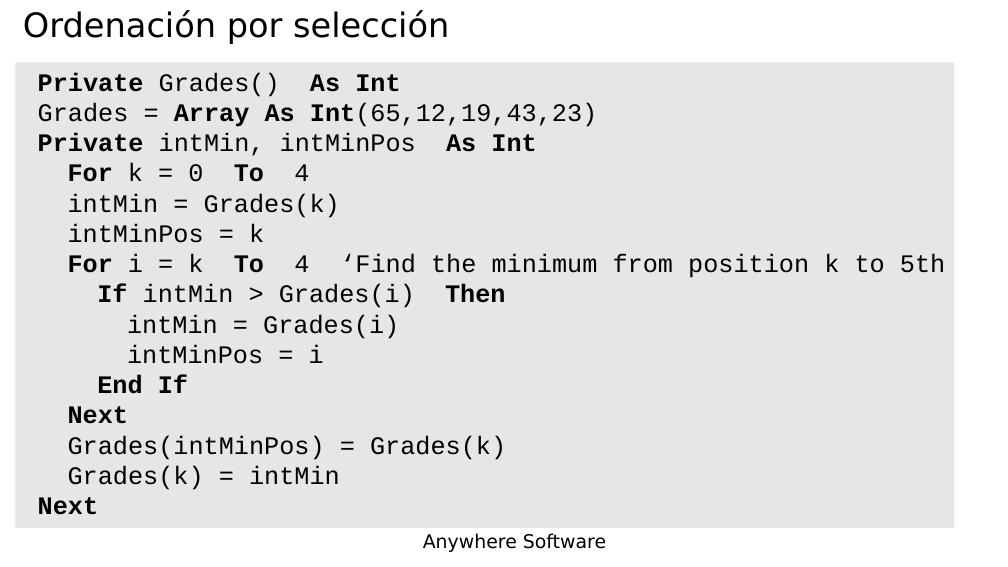
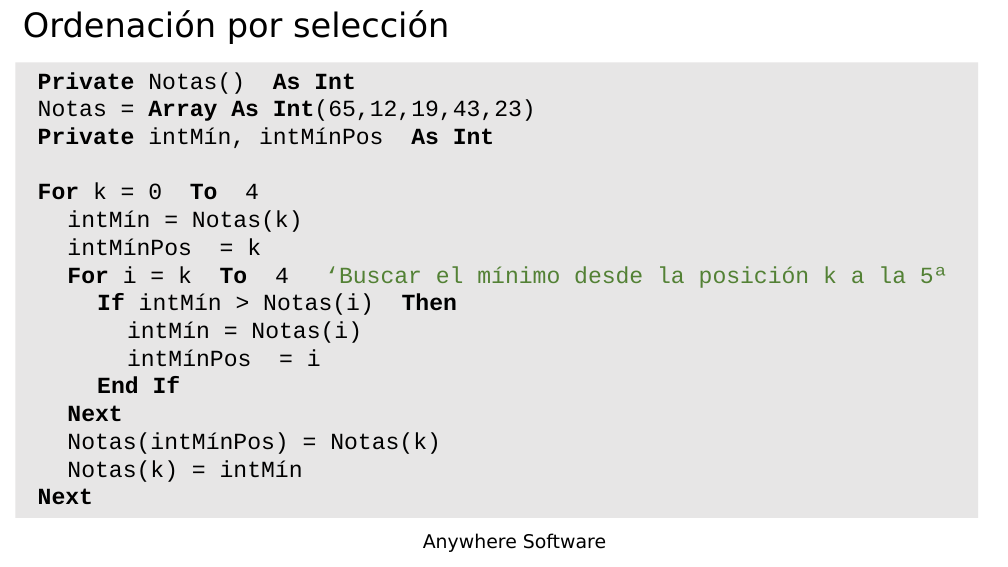
Before and after one commit to Lamashino/Teaching-B4J, a slide deck: slide 50 of Tema 14 - Matrices - Arrays/Tema 14 - Matrices - Arrays.pptx. Drawn at 1008x567 pixels with LibreOffice and Linux fonts; fonts in the diff are those of the drawing; background and template pictures are left out. Boxes give left, top, right and bottom in pixels: in the first picture for what was removed or moved away, otherwise in the second. Text is boxed around its words. In the diff, an @@ line names an element or a change of style, - is before the commit and + after.

```diff
--- a/Tema 14 - Matrices - Arrays/Tema 14 - Matrices - Arrays.pptx
+++ b/Tema 14 - Matrices - Arrays/Tema 14 - Matrices - Arrays.pptx
@@ rectangle "Private Notas() As Int": place and size @@
-rectangle "Private Notas() As Int" at bbox=[15, 62, 954, 528]
+rectangle "Private Notas() As Int" at bbox=[15, 62, 979, 517]
@@ text in rectangle at bbox=[38, 72, 536, 148]: text changed; size 24 to 22 pt @@
-Private Grades() As Int
-Grades = Array As Int(65,12,19,43,23)
-Private intMin, intMinPos As Int
+Private Notas() As Int
+Notas = Array As Int(65,12,19,43,23)
+Private intMín, intMínPos As Int
@@ text in rectangle at bbox=[38, 183, 259, 505]: size 24 to 22 pt in "For k = 0 To 4", "End If", "Next", "Next" @@
@@ text in rectangle at bbox=[67, 210, 948, 367]: text changed; size 24 to 22 pt @@
-intMin = Grades(k)
-intMinPos = k
-For i = k To 4 ‘Find the minimum from position k to 5th
-If intMin > Grades(i) Then
-intMin = Grades(i)
-intMinPos = i
+intMín = Notas(k)
+intMínPos = k
+For i = k To 4 ‘Buscar el mínimo desde la posición k a la 5ª
+If intMín > Notas(i) Then
+intMín = Notas(i)
+intMínPos = i
@@ text in rectangle at bbox=[67, 432, 441, 482]: text changed; size 24 to 22 pt @@
-Grades(intMinPos) = Grades(k)
-Grades(k) = intMin
+Notas(intMínPos) = Notas(k)
+Notas(k) = intMín
```
Also in this commit, not shown: 22 other slides changed.
